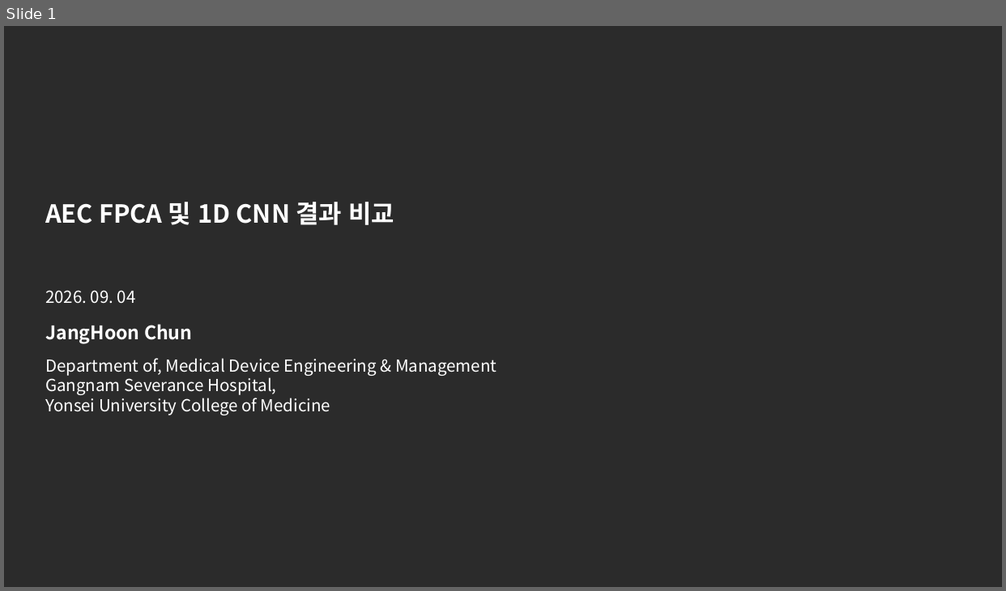
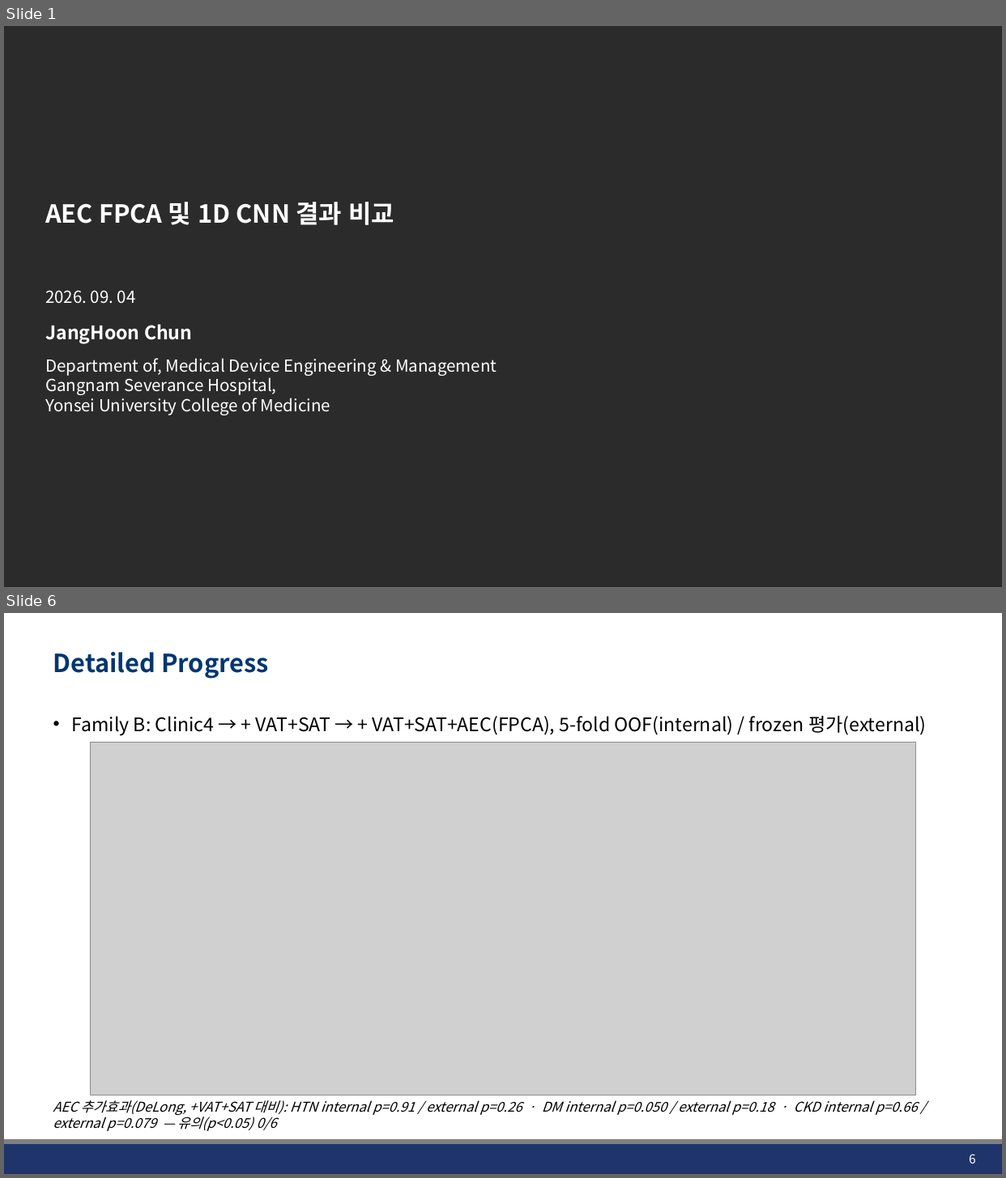
Before and after one commit to JHWannabe/Clinical_Study, a slide deck: docs/260904_AEC FPCA 및 1D CNN 결과 비교.pptx. Shown one above the other, each under a label of ours: slide 1 before the commit, slides 1 and 6 after it; the slides between them are not shown. The pictures are 1006x591 and 1006x1178 pixels, drawn with LibreOffice and Linux fonts; fonts in the diff are those of the drawing; grey boxes stand for pictures; background and template pictures are left out; a plain dark background stands for a picture behind light text. Boxes give left, top, right and bottom in pixels: in the first picture for what was removed or moved away, otherwise in the second. Text is boxed around its words. In the diff, an @@ line names an element or a change of style, - is before the commit and + after.

```diff
--- a/docs/260904_AEC FPCA 및 1D CNN 결과 비교.pptx
+++ b/docs/260904_AEC FPCA 및 1D CNN 결과 비교.pptx
@@ slide 6 added at (x1=4, y1=613, x2=1002, y2=1174), background #FFFFFF @@
@@ title added at (x1=53, y1=652, x2=269, y2=679), 24 pt, text #023670, bold @@
+Detailed Progress
@@ text added at (x1=72, y1=716, x2=926, y2=735), 18 pt, text #000000 @@
+• Family B: Clinic4 → + VAT+SAT → + VAT+SAT+AEC(FPCA), 5-fold OOF(internal) / frozen 평가(external)
@@ picture added at (x1=90, y1=743, x2=917, y2=1096) @@
@@ text added at (x1=53, y1=1101, x2=918, y2=1131), 13 pt, text #000000, italic @@
+AEC 추가효과(DeLong, +VAT+SAT 대비): HTN internal p=0.91 / external p=0.26 · DM internal p=0.050 / external p=0.18 · CKD internal p=0.66 / external p=0.079 — 유의(p<0.05) 0/6
@@ rectangle added at (x1=4, y1=1144, x2=1002, y2=1174), fill #1F346B @@
@@ line added from (4, 1142) to (1002, 1142), #808080 4.5 pt @@
@@ page number added at (x1=969, y1=1154, x2=976, y2=1164), 12 pt, text #FFFFFF @@
+6
```
Also in this commit, not shown: 4 slides changed, 5 other slides added, 3 slides removed, 26 other files.
